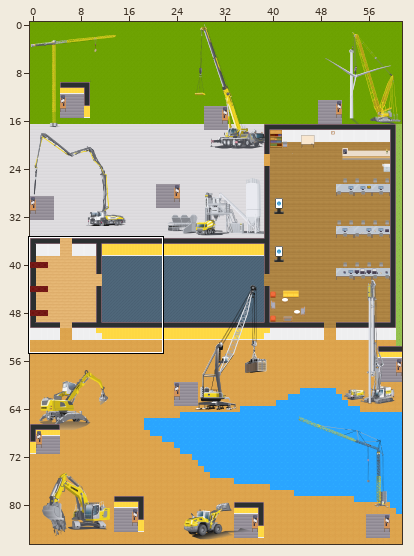
Tiled map (JSON): map.tmj. The first picture is a wide view before the edit; the outline marks the close-up.
Close-up. Earlier state:
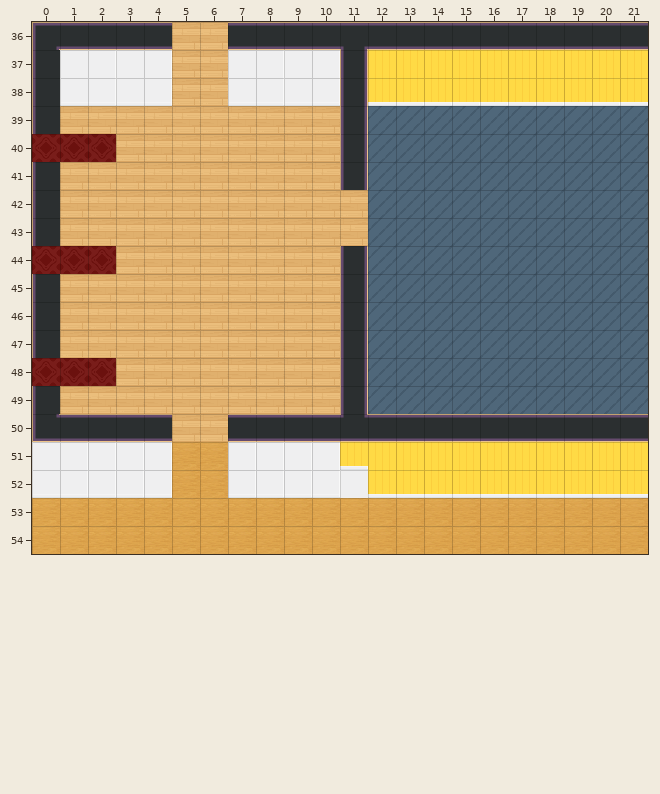
Cells are 32x32 px. Shown: x 0..21, y 36..54. The commit also changed other parts of the map, which this record leaves out.
After the commit:
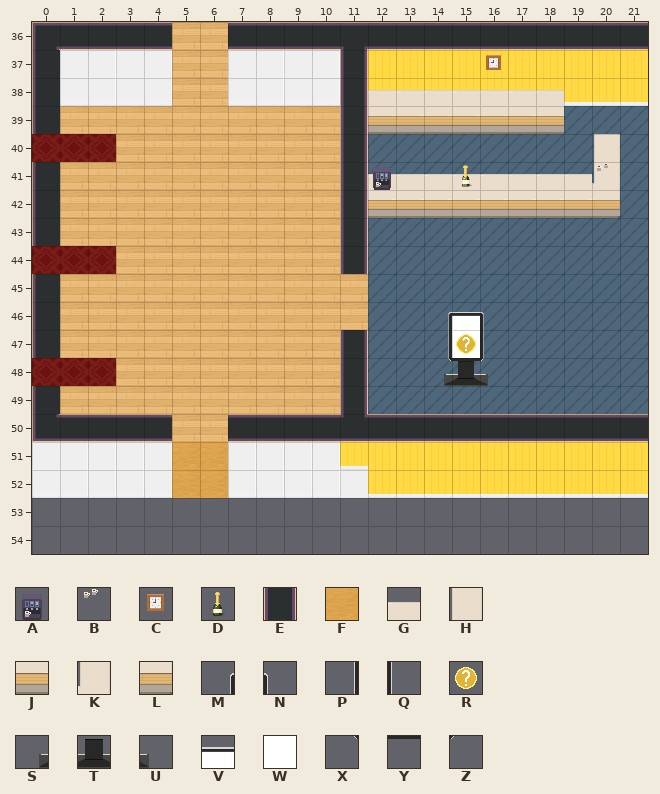
Key: from "WA_Miscellaneous": A 57, B 58, C 78, D 96; from "WA_Room_Builder": E 102, F 378; from "WA_Tables": G 96, H 99, J 106, K 109, L 119; from "WA_User_Interface": M 23, N 25, P 36, Q 38, R 105, S 143, T 144, U 145, V 196, W 209, X 221, Y 222, Z 223.
_ is an empty cell.
Diff:
{"where": "layer \"floor/floor1\""}
{"y":53,"x":0,"old":"FFFFFFFFFFFFFFFFFFFFFF","new":"______________________"}
{"y":54,"x":0,"old":"FFFFFFFFFFFFFFFFFFFFFF","new":"______________________"}
{"where": "layer \"walls/walls1\""}
{"y":42,"x":11,"old":"_","new":"E"}
{"y":43,"x":11,"old":"_","new":"E"}
{"y":45,"x":11,"old":"E","new":"_"}
{"y":46,"x":11,"old":"E","new":"_"}
{"where": "layer \"furniture/furniture1\""}
{"y":40,"x":20,"old":"_","new":"H"}
{"y":41,"x":12,"old":"_________","new":"GGGGGGGGK"}
{"y":42,"x":12,"old":"_________","new":"JJJJJJJJL"}
{"y":48,"x":14,"old":"___","new":"STU"}
{"where": "layer \"furniture/furniture2\""}
{"y":37,"x":16,"old":"_","new":"C"}
{"y":38,"x":12,"old":"_______","new":"GGGGGGG"}
{"y":39,"x":12,"old":"_______","new":"JJJJJJJ"}
{"y":41,"x":12,"old":"_","new":"A"}
{"y":41,"x":15,"old":"_","new":"D"}
{"y":41,"x":20,"old":"_","new":"B"}
{"where": "layer \"above/above1\""}
{"y":46,"x":14,"old":"___","new":"MVN"}
{"y":47,"x":14,"old":"___","new":"PWQ"}
{"y":48,"x":14,"old":"___","new":"XYZ"}
{"where": "layer \"above/above2\""}
{"y":47,"x":15,"old":"_","new":"R"}
{"label":"added","picture_box":[368,55,564,134]}
{"label":"added","picture_box":[340,134,620,246]}
{"label":"removed","picture_box":[340,274,368,330]}
{"label":"added","picture_box":[444,312,488,386]}
{"label":"removed","picture_box":[32,498,648,554]}
